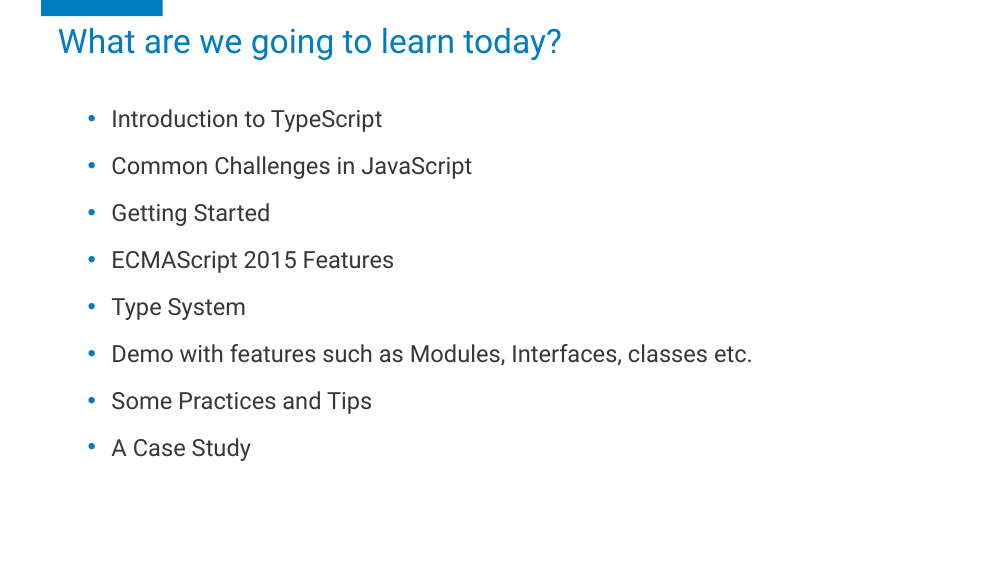
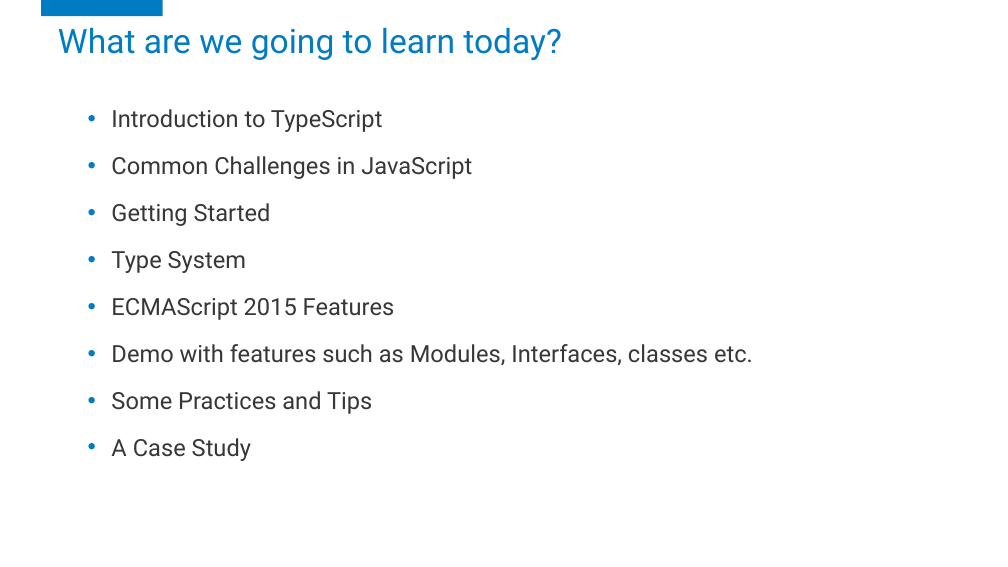
Before and after one commit to TheMaverickTrailblazer/TypeScriptDemo, a slide deck: slide 2 of TypeScript - You gonna like it!.pptx. Drawn at 1008x567 pixels with LibreOffice and Linux fonts; fonts in the diff are those of the drawing; background and template pictures are left out. Boxes give left, top, right and bottom in pixels: in the first picture for what was removed or moved away, otherwise in the second. Text is boxed around its words. In the diff, an @@ line names an element or a change of style, - is before the commit and + after.

```diff
--- a/TypeScript - You gonna like it!.pptx
+++ b/TypeScript - You gonna like it!.pptx
@@ text at (111,251,246,273): paragraph added @@
+• Type System
@@ text at (111,298,246,320): paragraph removed @@
-• Type System
```
Also in this commit, not shown: 7 other slides changed.
